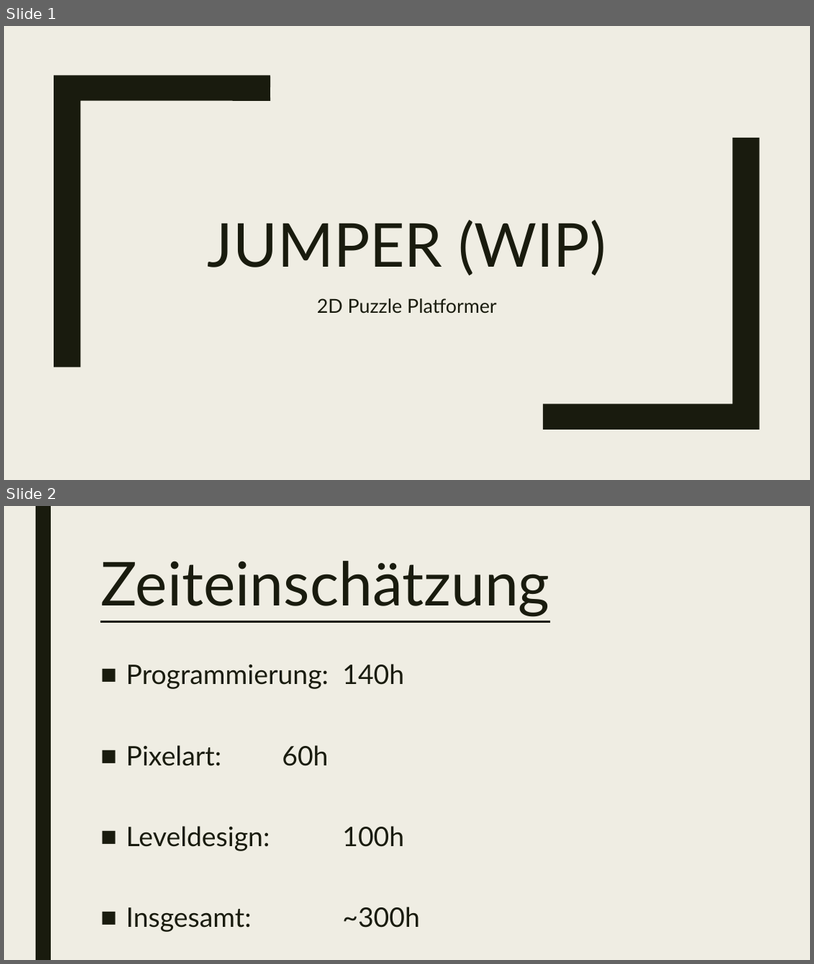
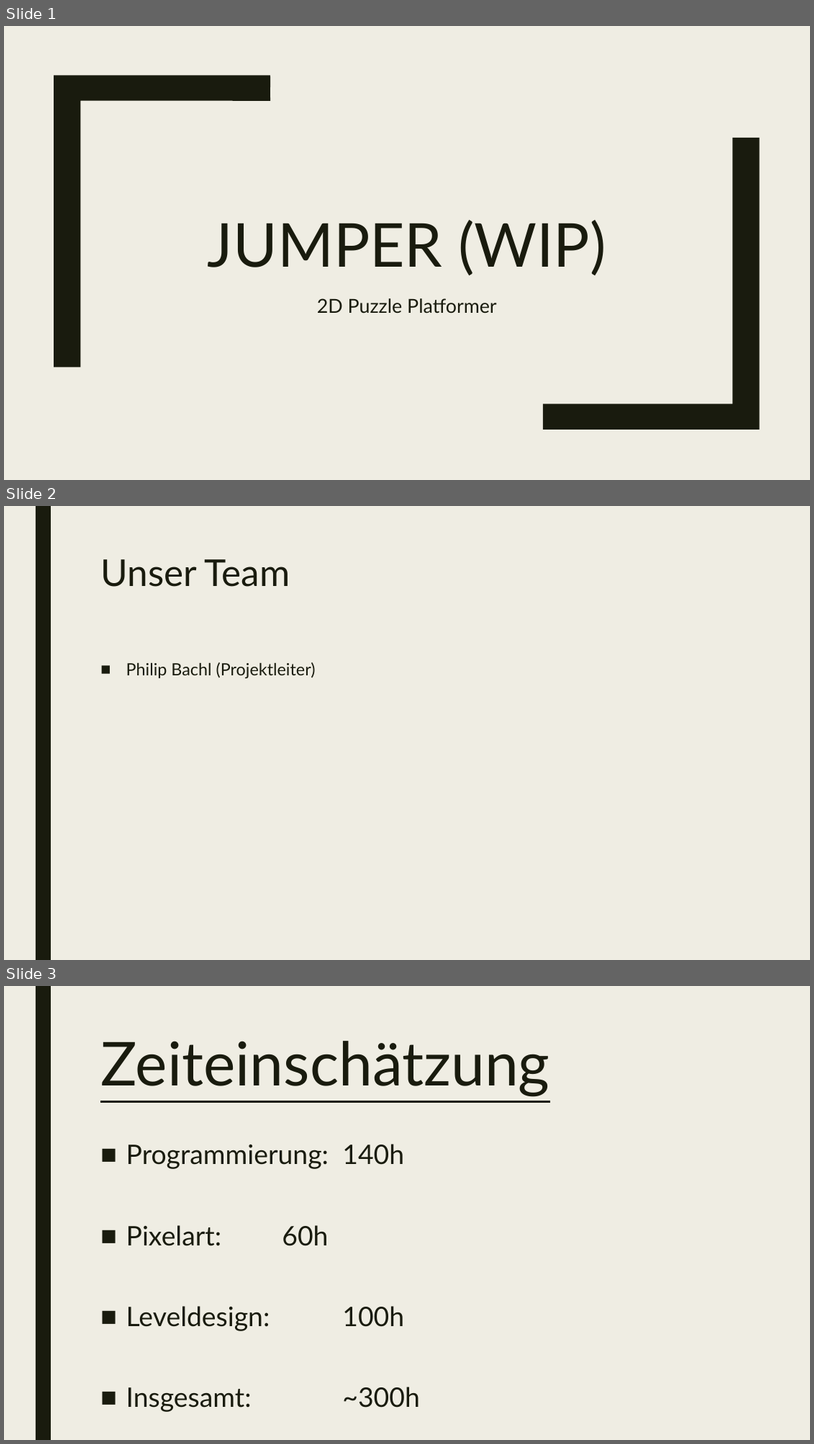
Before and after one commit to Philip-Bachl/PRE_2223, a slide deck: Jumper (WIP).pptx. Shown one above the other, each under a label of ours: slides 1 and 2 before the commit, slides 1, 2 and 3 after it. The pictures are 814x964 and 814x1444 pixels, drawn with LibreOffice and Linux fonts; fonts in the diff are those of the drawing. Boxes give left, top, right and bottom in pixels: in the first picture for what was removed or moved away, otherwise in the second. Text is boxed around its words. In the diff, an @@ line names an element or a change of style, - is before the commit and + after.

```diff
--- a/Jumper (WIP).pptx
+++ b/Jumper (WIP).pptx
@@ slide 2 added at bbox=[4, 506, 810, 960], background #EFEDE3; not listed: 1 template element that a slide beside it also shows @@
@@ title added at bbox=[100, 559, 291, 587], 44 pt, text #191B0E @@
+Unser Team
@@ text added at bbox=[126, 662, 316, 679], 20 pt, text #191B0E @@
+■ Philip Bachl (Projektleiter)
@@ what was slide 2 is now slide 3 @@
```
Also in this commit, not shown: 1 other file.
